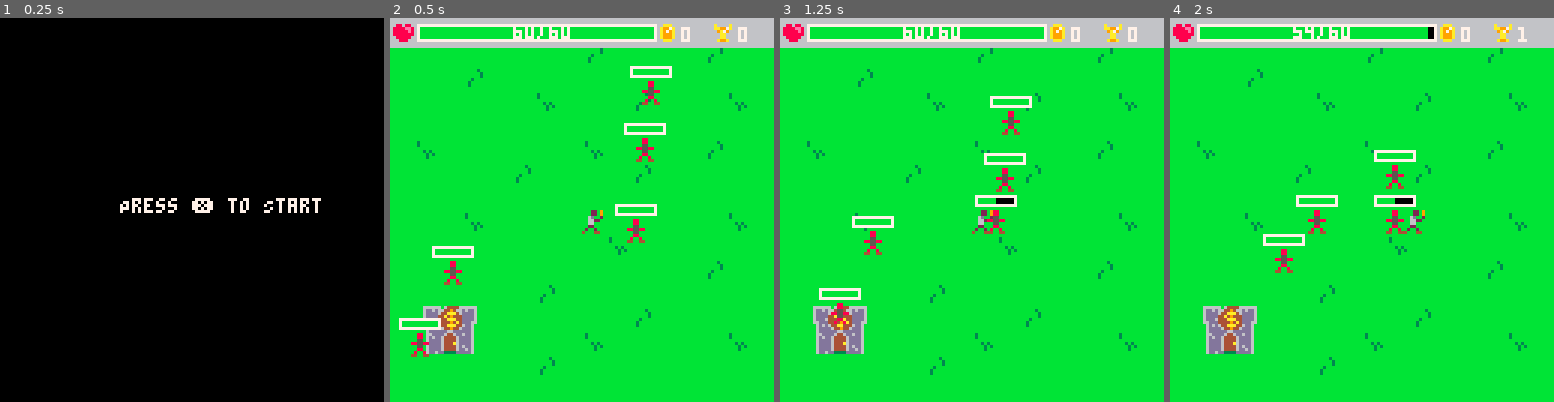
Above: before the commit, frames 1-4 (left to right).
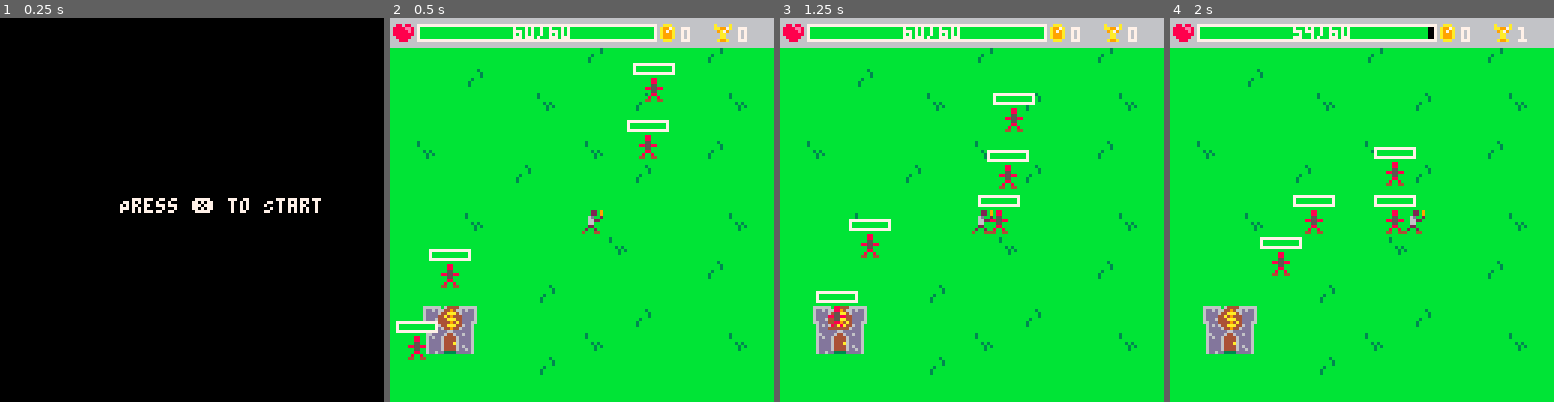
Above: after the commit, the same moments.

Repository: PancakedRivet/last-minute-hero
Game: PICO-8 cartridge last-minute-hero.p8
Two runs of this game, one before a commit and one after it. Both use one fixed random seed, a clock stepped at 60 frames per second and the inputs below.
Inputs:
- Up to frame 1 (0.25 s): no input
- Up to frame 2 (0.5 s): tap X (X key) at 0.33 s
- Up to frame 3 (1.25 s): tap O (Z key) at 0.7 s; tap X (X key) at 1.07 s
- Up to frame 4 (2 s): hold Right from 1.6 s (still down); tap O (Z key) at 1.7 s; tap X (X key) at 1.85 s

Frame 1 is identical in both runs. In frame 2, 2.6% of the frame differs, in the area x 1-75%, y 11-90%; in frame 3, 2.5%; in frame 4, 1.3%.

Commit message:
States now transition without the double tick

Diff:
--- a/main.lua
+++ b/main.lua
@@ -16,9 +16,18 @@
     item_score_increase = 1
     item_coin_increase = 1
     shop_items = {
-        {name=shop_item_names.health_item_name, cost=10, sprite=game_sprites.health, func=function() return player.health, min(player.health + item_health_restore, player.max_health) end},
-        {name=shop_item_names.score_item_name, cost=20, sprite=game_sprites.score, func=function() return player.score_value, player.score_value + item_score_increase end},
-        {name=shop_item_names.money_item_name, cost=50, sprite=game_sprites.coin, func=function() return player.coin_value, player.coin_value + item_coin_increase end}
+        {name=shop_item_names.health_item_name, cost=10, sprite=game_sprites.health,
+            display_func=function() return player.health, min(player.health + item_health_restore, player.max_health) end,
+            purchase_func=function() player.health = min(player.health + item_health_restore, player.max_health) end
+        },
+        {name=shop_item_names.score_item_name, cost=20, sprite=game_sprites.score,
+            display_func=function() return player.score_value, player.score_value + item_score_increase end,
+            purchase_func=function() player.score_value = player.score_value + item_score_increase end
+        },
+        {name=shop_item_names.money_item_name, cost=50, sprite=game_sprites.coin,
+            display_func=function() return player.coin_value, player.coin_value + item_coin_increase end,
+            purchase_func=function() player.coin_value = player.coin_value + item_coin_increase end
+        }
     }
     shop_selected_index = 1
 end
@@ -27,15 +36,19 @@
 function _update()
     if game_state == game_states.new_game then
         update_new_game()
+        return
     end
     if game_state == game_states.game_over then
         update_game_over()
+        return
     end
     if game_state == game_states.playing then
         update_playing()
+        return
     end
     if game_state == game_states.shop then
         update_shop()
+        return
     end
 end
 
@@ -44,14 +57,18 @@
     cls()
     if game_state == game_states.new_game then
         draw_new_game()
+        return
     end
     if game_state == game_states.game_over then
         draw_game_over()
+        return
     end
     if game_state == game_states.playing then
         draw_playing()
+        return
     end
     if game_state == game_states.shop then
         draw_shop()
+        return
     end
 end
--- a/scripts/states/game_over.lua
+++ b/scripts/states/game_over.lua
@@ -5,6 +5,8 @@
 end
 
 function draw_game_over()
-    print("Game Over!", 50, 60, 8)
-    print("Press ❎ to Start a new game", 40, 70, 7)
+    print("game over!", 50, 40, colours.red)
+    print("final score: "..player.score, 40, 50, colours.white)
+    print("press ❎ to start", 40, 70, colours.white)
+    print("a new game", 50, 80, colours.white)
 end
--- a/scripts/states/shop.lua
+++ b/scripts/states/shop.lua
@@ -1,17 +1,24 @@
 local function get_shop_exit_index()
     return #shop_items + 1
+end
+
+local function can_purchase_item(item)
+    return player.coins >= item.cost
 end
 
 function update_shop()
     -- Shop update logic here
     if btnp(❎) then
         game_state = game_states.playing
+        return
     end
+
     if btnp(⬆️) then
         shop_selected_index -= 1
         if shop_selected_index < 1 then
             shop_selected_index = get_shop_exit_index()
         end
+        return
     end
 
     if btnp(⬇️) then
@@ -19,27 +26,23 @@
         if shop_selected_index > get_shop_exit_index() then
             shop_selected_index = 1
         end
+        return
+    end
+
+    -- Player selects a shop item
+    if btnp(🅾️) and shop_selected_index <= #shop_items then
+        local selected_item = shop_items[shop_selected_index]
+        if can_purchase_item(selected_item) then
+            player.coins -= selected_item.cost
+            selected_item.purchase_func()
+        end
+        return
     end
 
     -- Player selects the exit option
     if btnp(🅾️) and shop_selected_index == get_shop_exit_index() then
         game_state = game_states.playing
-    end
-
-    -- TODO implement shop item effects
-    -- Player selects a shop item
-    if btnp(🅾️) and shop_selected_index <= #shop_items then
-        local selected_item = shop_items[shop_selected_index]
-        if player.coins >= selected_item.cost then
-            player.coins -= selected_item.cost
-            if selected_item.name == shop_item_names.health_item_name then
-                player.health = min(player.health + selected_item.health_restore, player.max_health)
-            elseif selected_item.name == shop_item_names.score_item_name then
-                player.score += selected_item.score_increase
-            elseif selected_item.name == shop_item_names.money_item_name then
-                player.coins += selected_item.coins_increase
-            end
-        end
+        return
     end
 end
 
@@ -59,7 +62,7 @@
     -- Add some space before listing items
     _display_y_start += line_height * 2
     for item in all(shop_items) do
-        local _current_value, _proposed_value = item.func()
+        local _current_value, _proposed_value = item.display_func()
         spr(game_sprites.coin, _display_x_start, _display_y_start + (line_height * index) + _sprite_y_offset)
         -- TODO Break this into seperate print statements
         -- The cost of the item and it's name with space for the sprite in between
